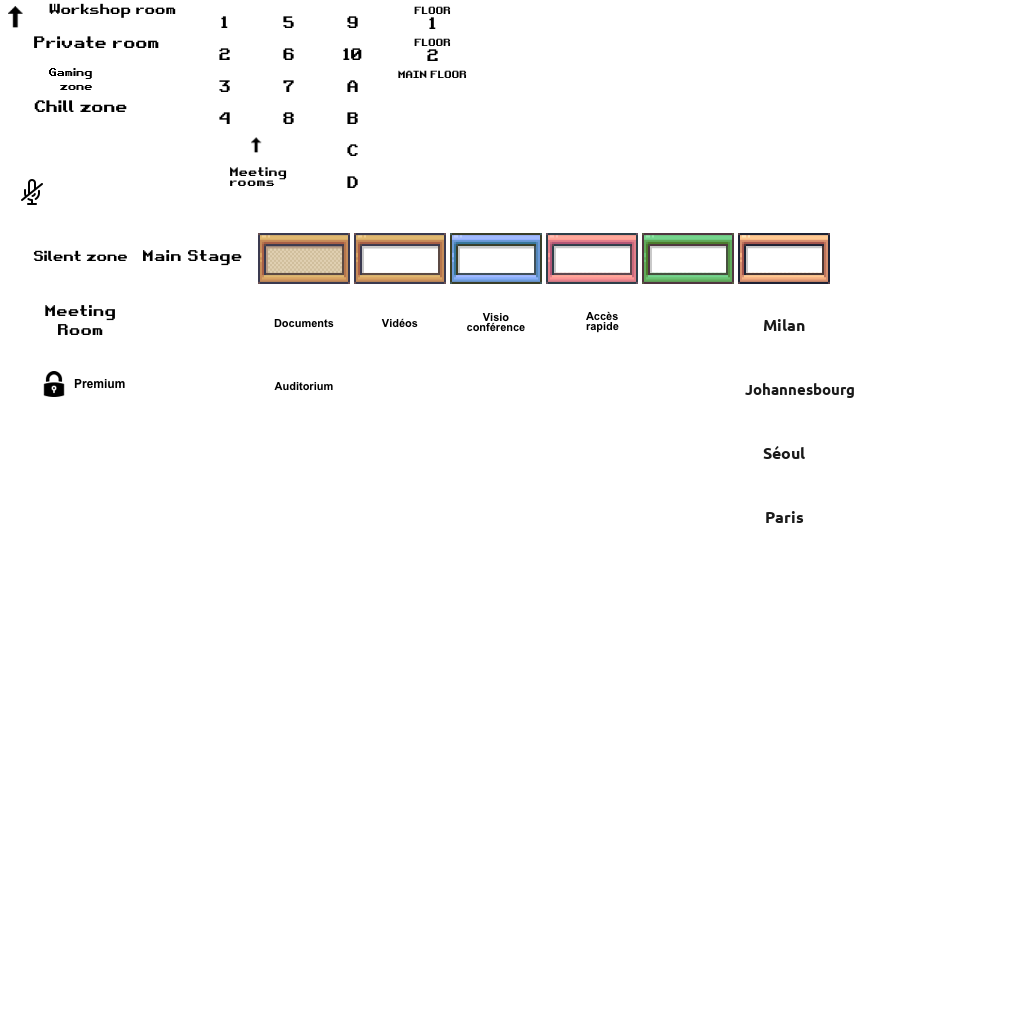
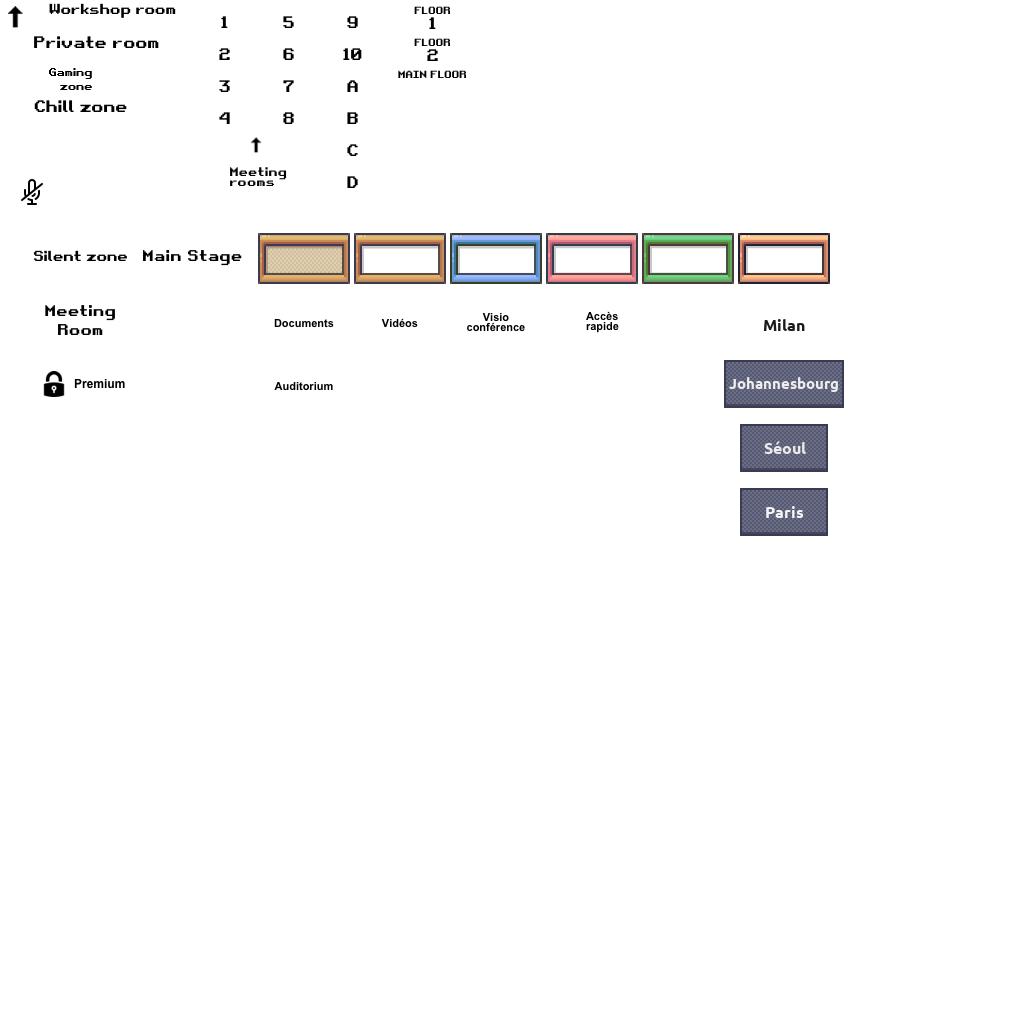
Before/after of a 1024 x 1024 layered artwork. What changed in the layer stack:
painted on "Johannesbourg" over [729, 377, 854, 398]
painted on "Séoul" over [763, 441, 806, 459]
painted on "Paris" over [766, 506, 804, 523]
painted on "CustomTileset.png" over [724, 360, 844, 536]
